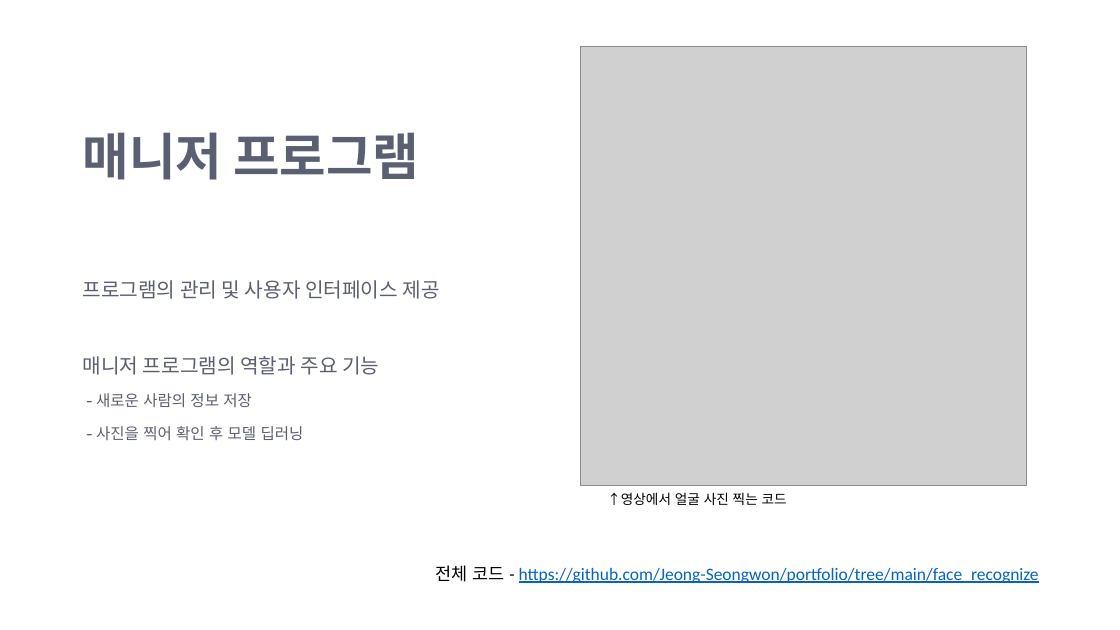
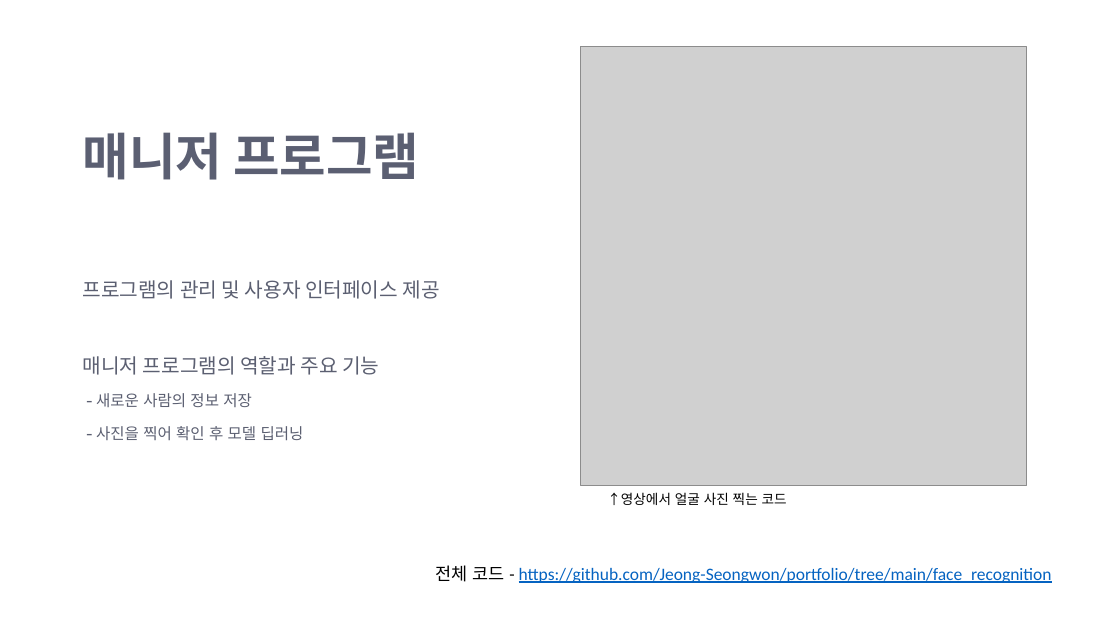
Before and after one commit to Jeong-Seongwon/portfolio, a slide deck: slide 6 of face_recognition/Portfolio.pptx. Drawn at 1120x630 pixels with LibreOffice and Linux fonts; fonts in the diff are those of the drawing; grey boxes stand for pictures; background and template pictures are left out. Boxes give left, top, right and bottom in pixels: in the first picture for what was removed or moved away, otherwise in the second. Text is boxed around its words. In the diff, an @@ line names an element or a change of style, - is before the commit and + after.

```diff
--- a/face_recognition/Portfolio.pptx
+++ b/face_recognition/Portfolio.pptx
@@ text at (435, 565, 1052, 583): text changed @@
-전체 코드 - https://github.com/Jeong-Seongwon/portfolio/tree/main/face_recognize
+전체 코드 - https://github.com/Jeong-Seongwon/portfolio/tree/main/face_recognition
```
Also in this commit, not shown: 4 other slides changed.
